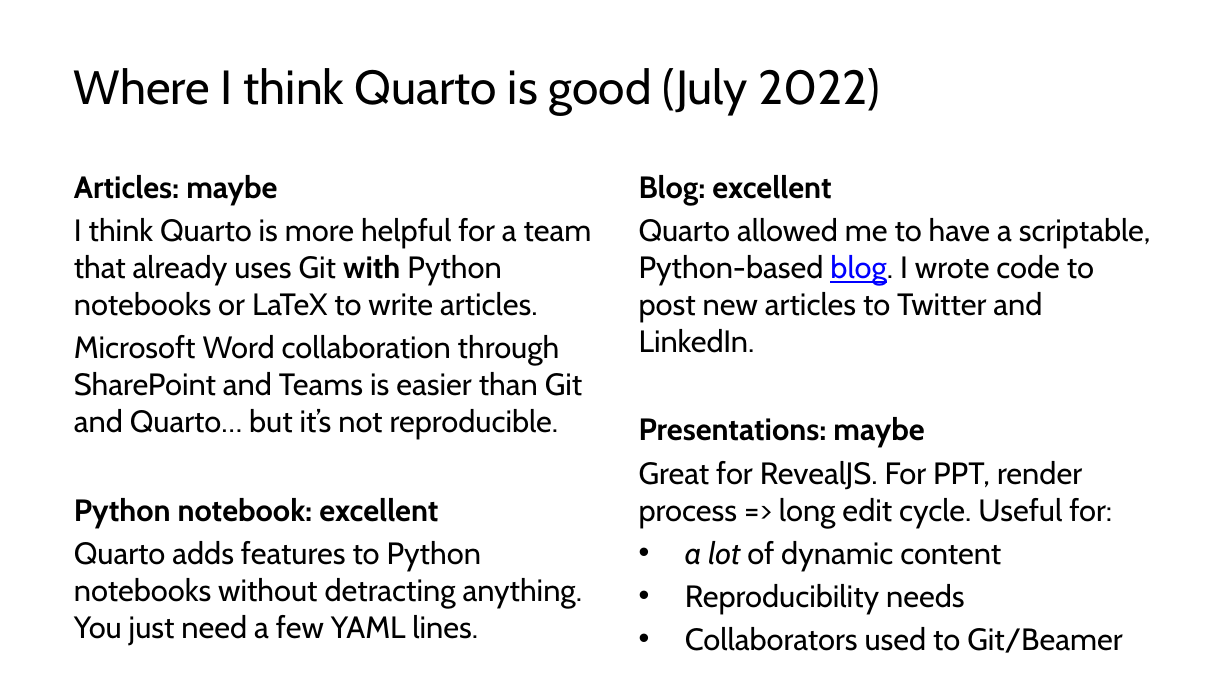
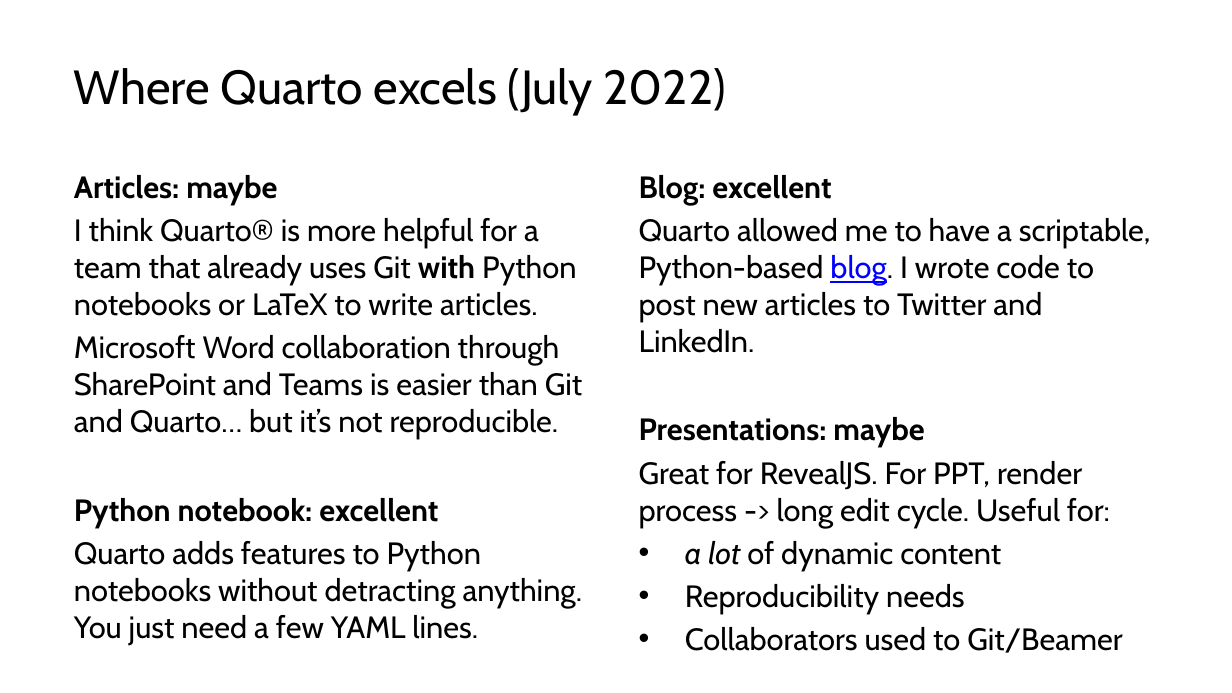
Before and after one commit to lucas-a-meyer/using-quarto, a slide deck: slide 42 of docs/presentation.pptx. Drawn at 1232x693 pixels with LibreOffice and Linux fonts; fonts in the diff are those of the drawing. Boxes give left, top, right and bottom in pixels: in the first picture for what was removed or moved away, otherwise in the second. Text is boxed around its words. In the diff, an @@ line names an element or a change of style, - is before the commit and + after.

```diff
--- a/docs/presentation.pptx
+++ b/docs/presentation.pptx
@@ title at (74,68,726,115): text changed @@
-Where I think Quarto is good (July 2022)
+Where Quarto excels (July 2022)
@@ text at (74,218,576,316): text changed @@
-I think Quarto is more helpful for a team that already uses Git with Python notebooks or LaTeX to write articles.
+I think Quarto® is more helpful for a team that already uses Git with Python notebooks or LaTeX to write articles.
@@ text at (639,461,1110,527): text changed @@
-Great for RevealJS. For PPT, render process => long edit cycle. Useful for:
+Great for RevealJS. For PPT, render process -> long edit cycle. Useful for:
```
Also in this commit, not shown: 8 other slides changed, 27 other files.
